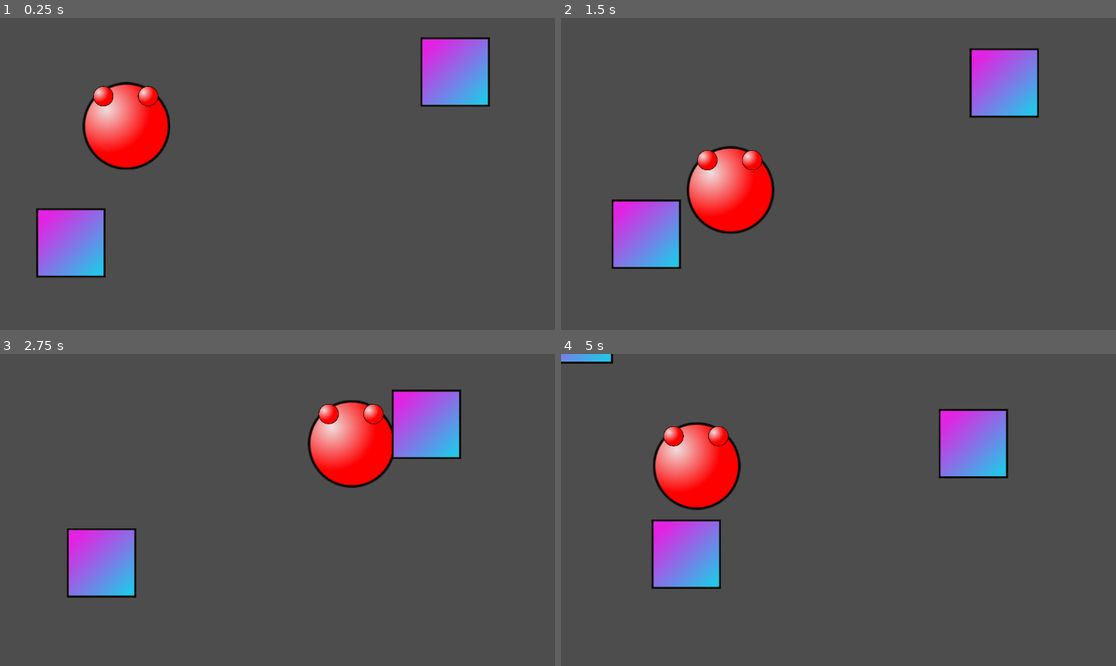
Above: before the commit, frames 1-4 (two rows, left to right).
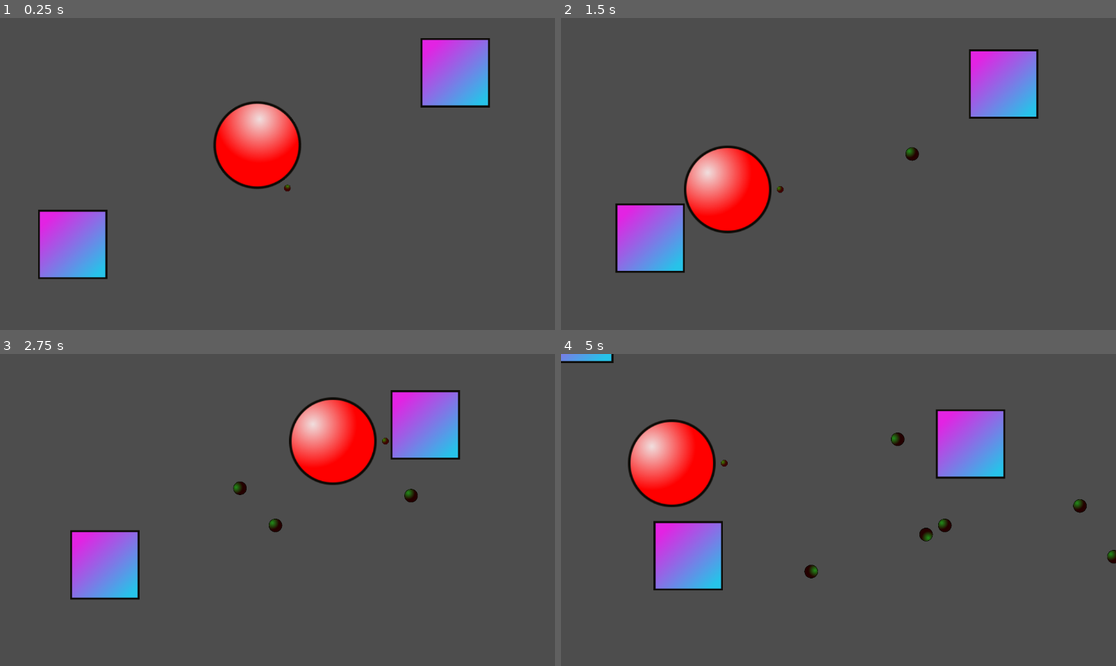
Above: after the commit, the same moments.

Repository: jwitherell/etgg1802_sp26_scratch
Game: Godot game, scene res://scenes/world_root.tscn
The game is run twice, just before and just after one commit, with the same random seed, the same clock (stepped at 60 frames per second) and the same inputs.
Inputs (mouse positions are in pixels of both pictures, inside the frame that each line leads up to):
- Up to frame 1 (0.25 s): no input
- Up to frame 2 (1.5 s): move the mouse to (960, 158) at 0.52 s; right-click (960, 158) at 0.6 s; click (960, 158) at 0.67 s; move the mouse to (727, 189) at 1.27 s; click (727, 189) at 1.35 s
- Up to frame 3 (2.75 s): right-click (166, 525) at 1.55 s; move the mouse to (333, 441) at 2.02 s; right-click (333, 441) at 2.1 s; click (333, 441) at 2.17 s
- Up to frame 4 (5 s): move the mouse to (810, 572) at 2.77 s; right-click (810, 572) at 2.85 s; click (810, 572) at 2.92 s; move the mouse to (1005, 556) at 3.52 s; click (1005, 556) at 3.6 s; right-click (1005, 556) at 3.8 s; move the mouse to (672, 463) at 4.27 s; right-click (672, 463) at 4.35 s; click (672, 463) at 4.42 s

The runs differ from the first frame. In frame 1, 7.9% of the frame differs, in the area x 6-89%, y 6-84%; in frame 2, 2.3%; in frame 3, 5.0%; in frame 4, 5.9%.

Commit message:
updates from 2/18/2026

Diff:
--- a/project.godot
+++ b/project.godot
@@ -22,6 +22,11 @@
 "events": [Object(InputEventMouseButton,"resource_local_to_scene":false,"resource_name":"","device":-1,"window_id":0,"a …(253 unchanged characters)…
 ]
 }
+fire={
+"deadzone": 0.2,
+"events": [Object(InputEventMouseButton,"resource_local_to_scene":false,"resource_name":"","device":-1,"window_id":0,"alt_pressed":false,"shift_pressed":false,"ctrl_pressed":false,"meta_pressed":false,"button_mask":0,"position":Vector2(0, 0),"global_position":Vector2(0, 0),"factor":1.0,"button_index":2,"canceled":false,"pressed":false,"double_click":false,"script":null)
+]
+}
 
 [physics]
 
--- /dev/null
+++ b/scenes/bullet.tscn
@@ -0,0 +1,19 @@
+[gd_scene format=3 uid="uid://drkbxd3i2vuw4"]
+
+[ext_resource type="Texture2D" uid="uid://chpyqlcfh8nfy" path="res://image/red_circle.png" id="1_mkf8s"]
+[ext_resource type="Script" uid="uid://cx7ljmq5mg4hm" path="res://scripts/bullet.gd" id="1_y25gk"]
+
+[sub_resource type="CircleShape2D" id="CircleShape2D_mkf8s"]
+radius = 14.035668
+
+[node name="bullet" type="Area2D" unique_id=71730599]
+script = ExtResource("1_y25gk")
+
+[node name="Sprite2D" type="Sprite2D" parent="." unique_id=1747495435]
+modulate = Color(0.44705883, 0.6666667, 0.68235296, 1)
+self_modulate = Color(0.3137255, 0.9529412, 0.1764706, 1)
+scale = Vector2(0.2, 0.2)
+texture = ExtResource("1_mkf8s")
+
+[node name="CollisionShape2D" type="CollisionShape2D" parent="." unique_id=396586159]
+shape = SubResource("CircleShape2D_mkf8s")
--- a/scenes/player_circle.tscn
+++ b/scenes/player_circle.tscn
@@ -15,3 +15,12 @@
 
 [node name="CollisionShape2D" type="CollisionShape2D" parent="." unique_id=784521108]
 shape = SubResource("CircleShape2D_2mbnp")
+
+[node name="pivot_node" type="Node2D" parent="." unique_id=933698663]
+
+[node name="aim_spot" type="Sprite2D" parent="pivot_node" unique_id=938842816]
+modulate = Color(0.35686275, 1, 0.23137255, 1)
+self_modulate = Color(0.6745098, 0.58431375, 0.08235294, 1)
+position = Vector2(108.99999, 0)
+scale = Vector2(0.1, 0.1)
+texture = ExtResource("1_ssqfj")
--- a/scenes/world_root.tscn
+++ b/scenes/world_root.tscn
@@ -1,26 +1,23 @@
 [gd_scene format=3 uid="uid://c52r134ahflmd"]
 
 [ext_resource type="PackedScene" uid="uid://bb1m0iiical25" path="res://scenes/player_circle.tscn" id="1_ycrkx"]
-[ext_resource type="PackedScene" uid="uid://cpei8a1jf72wb" path="res://scenes/super_player_circle.tscn" id="2_psreq"]
 [ext_resource type="PackedScene" uid="uid://cvgit0m7vgeh0" path="res://scenes/enemy.tscn" id="3_t21ho"]
 
 [node name="world_root" type="Node2D" unique_id=577856229]
 
 [node name="player_circle" parent="." unique_id=228550197 instance=ExtResource("1_ycrkx")]
-visible = false
 position = Vector2(534, 264)
-
-[node name="player_circle2" parent="." unique_id=2034557506 instance=ExtResource("2_psreq")]
-position = Vector2(250, 222)
 
 [node name="enemy" parent="." unique_id=1878317245 node_paths=PackedStringArray("target") instance=ExtResource("3_t21ho")]
 position = Vector2(144, 474)
-target = NodePath("../player_circle2")
+target = NodePath("../player_circle")
 
 [node name="enemy2" parent="." unique_id=1308242219 node_paths=PackedStringArray("target") instance=ExtResource("3_t21ho")]
 position = Vector2(952, 111)
-target = NodePath("../player_circle2")
+target = NodePath("../player_circle")
 
 [node name="enemy3" parent="." unique_id=1767146439 node_paths=PackedStringArray("target") instance=ExtResource("3_t21ho")]
 position = Vector2(-81, -141)
-target = NodePath("../player_circle2")
+target = NodePath("../player_circle")
+
+[node name="bullet_container" type="Node2D" parent="." unique_id=1897367388]
--- /dev/null
+++ b/scripts/bullet.gd
@@ -0,0 +1,6 @@
+extends Area2D
+
+func _process(delta):
+	#position.x += 100 * delta
+	#translate(Vector2(100 * delta, 0))
+	position += transform.x * (100 * delta)
--- a/scripts/player_circle.gd
+++ b/scripts/player_circle.gd
@@ -1,9 +1,14 @@
 extends CharacterBody2D
 
-var move_speed = 50.0
+var move_speed: float = 50.0
+
+@export var bullet_scene: PackedScene = preload("res://scenes/bullet.tscn")
+
+var bullet_container: Node2D
 
 func _ready():
 	print("Hello!")
+	bullet_container = get_node("/root/world_root/bullet_container")
 
 # This is called when any kind of input-related event
 # happens.  Some things like gamepad plug-in event
@@ -13,9 +18,27 @@
 #		position = event.position
 
 func _process(delta):
+	var mouse_pos: Vector2 = get_global_mouse_position()
+	var adjacent: float = mouse_pos.x - global_position.x
+	var opposite: float = mouse_pos.y - global_position.y
+	rotation = atan2(opposite, adjacent)
+	#get_node("pivot_node").rotation_degrees += 50 * delta
+
 	# This does the same thing as the _input function
 	# above, just this one uses "abstract" actions
 	if Input.is_action_just_pressed("the_click"):
 		position = get_viewport().get_mouse_position()
-	else:
-		position.x += move_speed * delta
+	#else:
+	#	position.x += move_speed * delta
+
+
+	if Input.is_action_just_pressed("fire"):
+		var new_bullet = bullet_scene.instantiate()
+		#add_child(new_bullet)
+		#var aim_node: Node2D = get_node("pivot_node/aim_spot")
+		var aim_node: Node2D = $pivot_node/aim_spot
+		bullet_container.add_child(new_bullet)
+		# Make sure to adjust positions/rotations AFTER adding
+		#new_bullet.global_position = global_position
+		new_bullet.global_position = aim_node.global_position
+		new_bullet.rotation = rotation
Not shown, added: scripts/bullet.gd.uid
